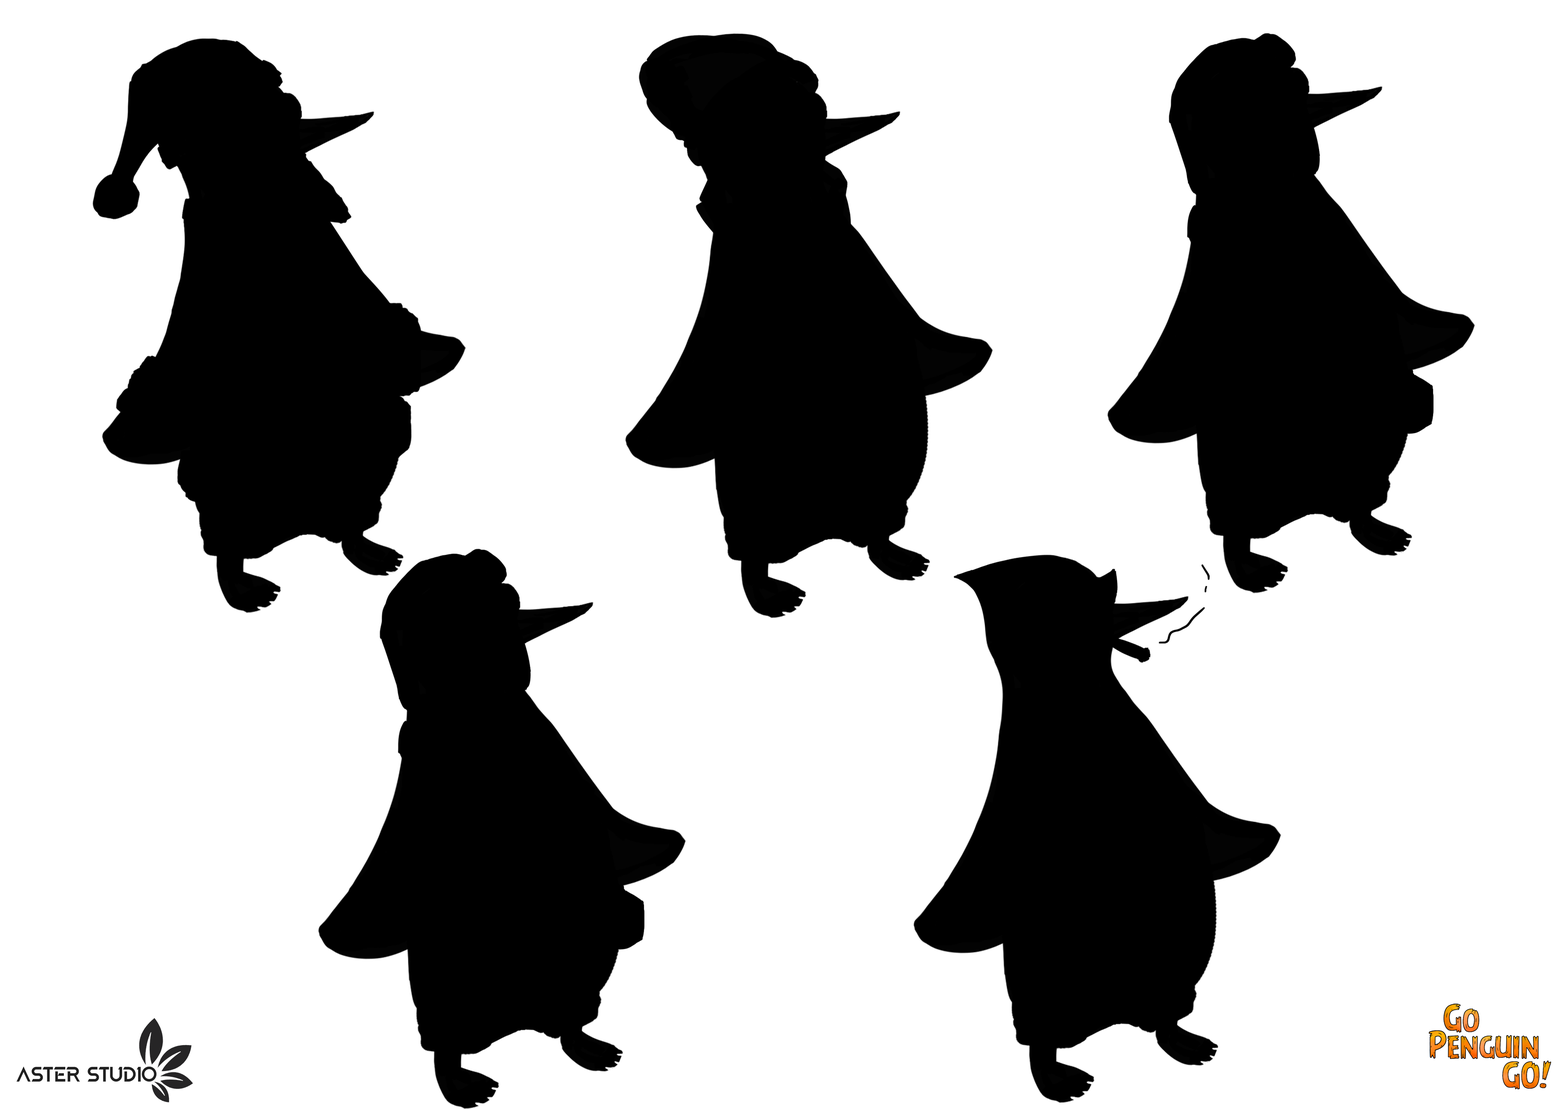
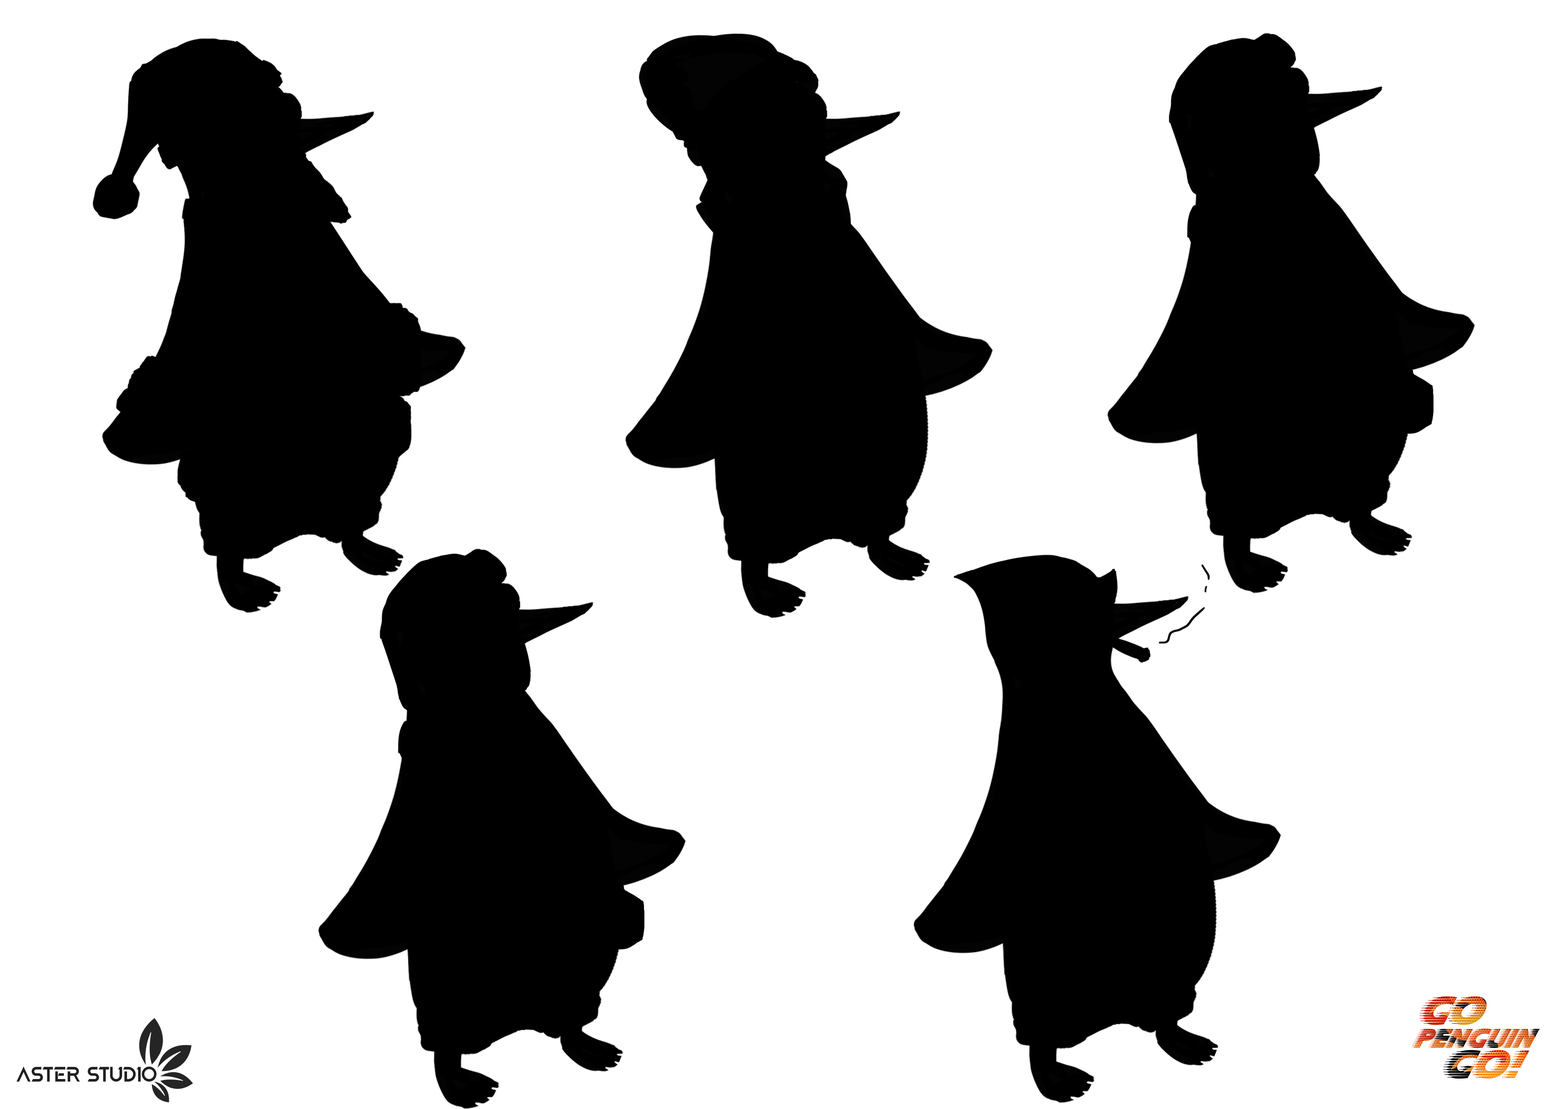
Before/after of a 1568 x 1109 layered artwork. What changed in the layer stack:
removed layer "Layer 5" over [1428, 1003, 1552, 1089]
added layer "NewLogo_Small" above "Layer 4" over [1411, 995, 1540, 1079]